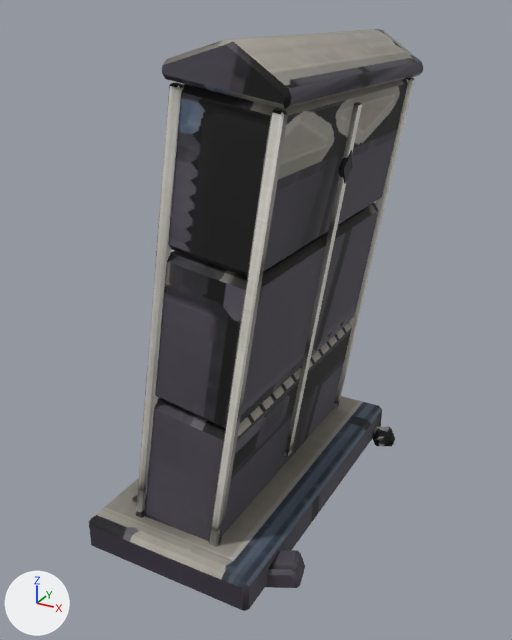
Two versions of the glTF model games/vale/art/out/maps/landmarks/shadow_slab.glb, one commit apart.
The view is the same before and after, from a 50 mm lens placed at (2.44, -4.83, 4.07), pointed at (-0.16, -0.11, 1.71). The axes (+X, +Y, +Z) are drawn at lower left. The lights are the same throughout. The older version comes first. Where no turn or scale is listed for an object, it has been applied to the vertices. Vertices at exactly the same position are counted once.

The first picture shows 'shadow_slab_body'.
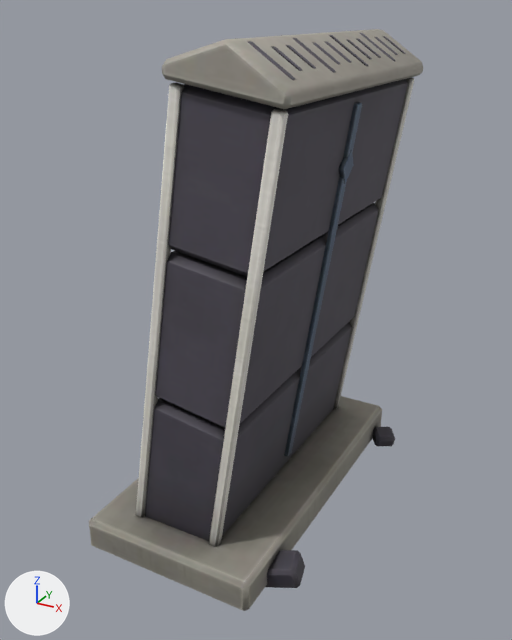
Edits to the bpy script that builds the scene:
```text
Change me_shadow_slab_body:
    used by ob_shadow_slab_body; location = (-0.166, 0.0, 1.936)
    remove me_shadow_slab_body.from_pydata(...)  # 388 vertices, 643 faces; spans x -0.9..0.9, y -1.45..1.45, z -1.98..1.98
    add me_shadow_slab_body.from_pydata(...)  # 676 vertices, 979 faces; spans x -0.9..0.9, y -1.45..1.45, z -1.98..1.98
    me_shadow_slab_body part 1
    212 vertices are added at x 0.07..0.77, y -1.08..1.08, z 1.77..1.98
    64 new vertices lie (0.0, 0.04, 0.0) away from vertices in x 0.07..0.77, y -1.08..1.04, z 1.77..1.98
    12 new vertices lie (-0.2, 0.0, -0.06) away from vertices in x 0.34, y -0.89..1.08, z 1.96
    336 new faces join them
    me_shadow_slab_body part 2: 640 kept faces spanning x -0.9..0.9, y -1.45..1.45, z -1.98..1.98 get new texture (UV) coordinates
```

Boxes [x1, y1, x2, y2] around the edits, measured in the pictures (512 x 640 px):
part 1 of me_shadow_slab_body, added
    after: [235, 33, 405, 80]
part 2 of me_shadow_slab_body, surface changed
    both: [89, 29, 423, 611]
